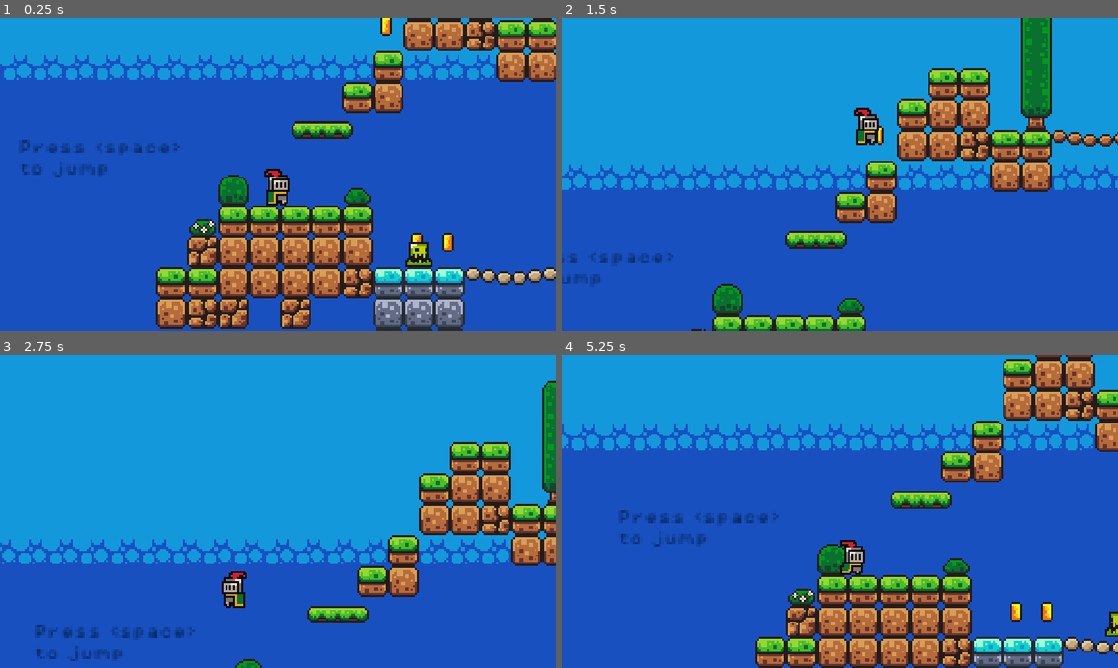
Above: before the commit, frames 1-4 (two rows, left to right).
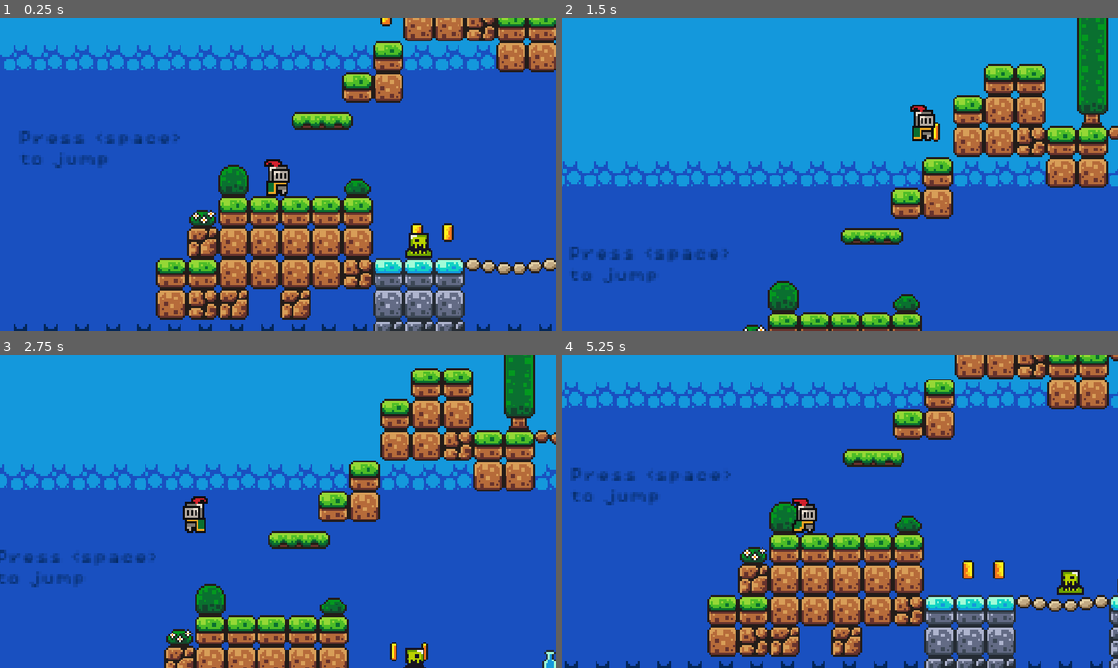
Above: after the commit, the same moments.

Repository: mrsanchez02/game-platform-godot
Game: Godot game, scene res://scenes/game.tscn
Same seed, same stepped clock (60 frames per second), same inputs: the game is played once before the commit and once after it. Sound files missing from this copy of the repository are replaced by a short silence.
Inputs:
- Up to frame 1 (0.25 s): no input
- Up to frame 2 (1.5 s): tap Space (jump) at 0.5, 0.77, 1.25 s; hold D (move_right) from 0.53 s (still down)
- Up to frame 3 (2.75 s): tap Space (jump) at 1.52, 2 s; release D (move_right) at 2.03 s; hold Left (move_left) from 2.03 s (still down)
- Up to frame 4 (5.25 s): tap Space (jump) at 2.75, 3.02, 3.5, 3.77, 4.25, 4.52 s; release Left (move_left) at 2.78 s; hold D (move_right) 2.78-4.28 s; hold Left (move_left) 4.28-5.03 s; hold D (move_right) from 5.03 s (still down)

The runs differ from the first frame. In frame 1, 28% of the frame differs, in the area x 0-100%, y 0-100%; in frame 2, 24%; in frame 3, 42%; in frame 4, 43%.

Commit message:
feat: Move Camera2D node from game scene to player scene and adjust properties

Diff:
--- a/scenes/game.tscn
+++ b/scenes/game.tscn
@@ -259,13 +259,6 @@
 [node name="Player" parent="." unique_id=2059792808 instance=ExtResource("1_uwrxv")]
 position = Vector2(136, 141)
 
-[node name="Camera2D" type="Camera2D" parent="Player" unique_id=572335057]
-position = Vector2(0, -8)
-zoom = Vector2(4, 4)
-limit_bottom = 238
-limit_smoothed = true
-position_smoothing_enabled = true
-
 [node name="KillZone" parent="." unique_id=1284442378 instance=ExtResource("5_iywne")]
 position = Vector2(152, 248)
 
--- a/scenes/player.tscn
+++ b/scenes/player.tscn
@@ -317,3 +317,13 @@
 [node name="AudioJump" type="AudioStreamPlayer2D" parent="." unique_id=765356332]
 stream = ExtResource("3_qhqgy")
 volume_db = -16.0
+
+[node name="Camera2D" type="Camera2D" parent="." unique_id=723965145]
+zoom = Vector2(4, 4)
+limit_right = 1032
+limit_bottom = 240
+drag_horizontal_enabled = true
+drag_vertical_enabled = true
+drag_left_margin = 0.3
+drag_right_margin = 0.3
+drag_bottom_margin = 0.15
